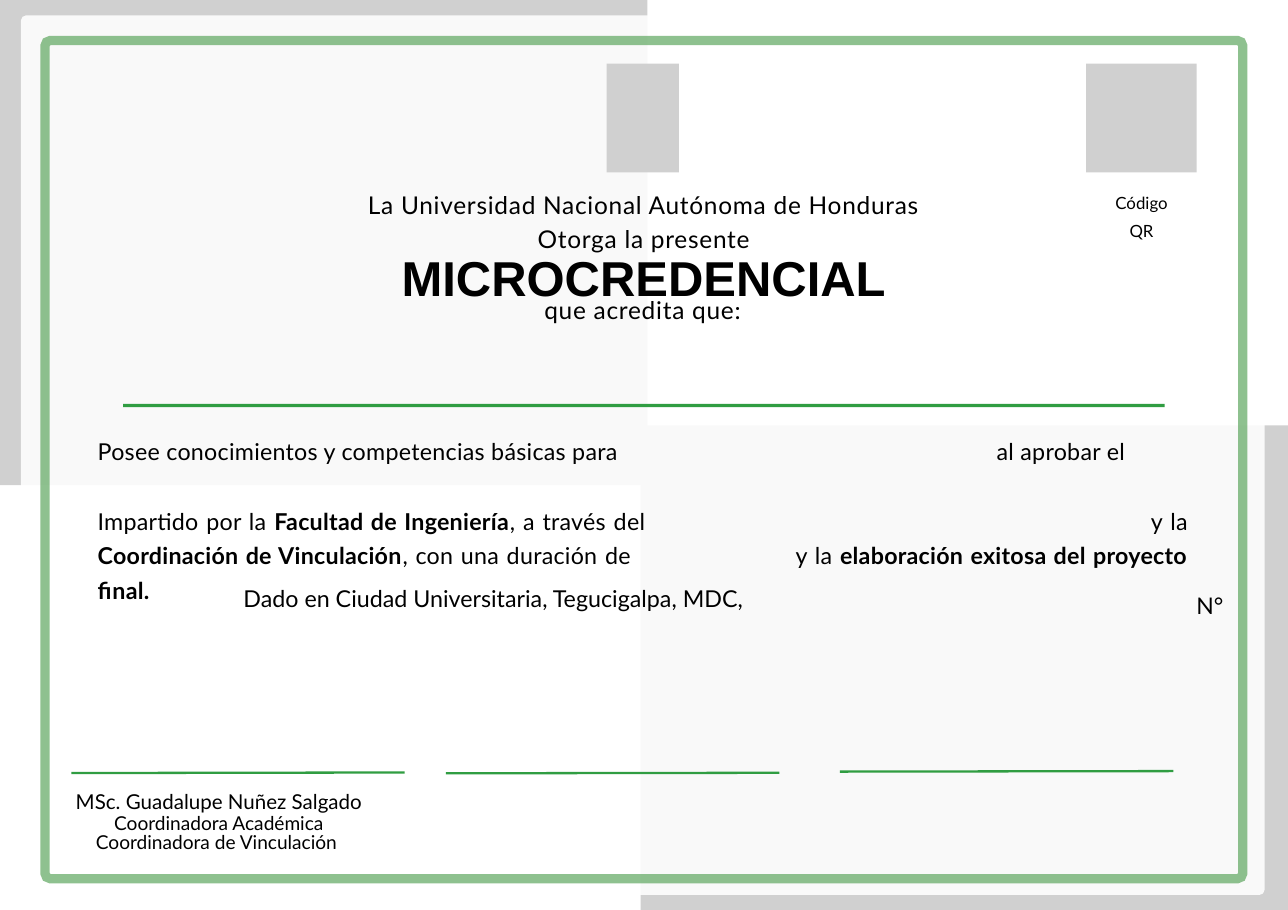
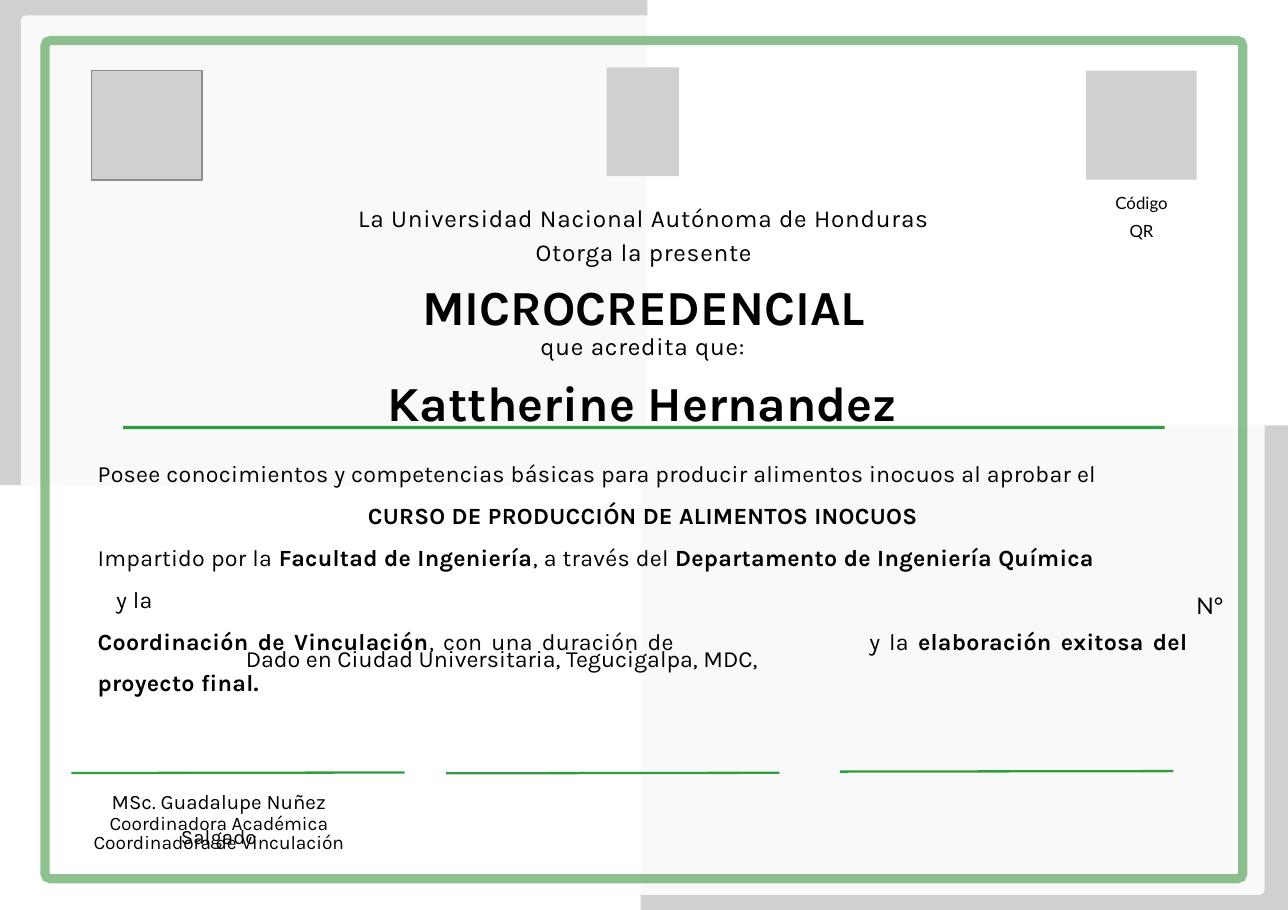
Before and after one commit to ProyecVin/CrediUNAH-bk, a slide deck: slide 1 of src/assets/generated/Microcredencial_Plantilla.pptx. Drawn at 1288x910 pixels with LibreOffice and Linux fonts; fonts in the diff are those of the drawing; grey boxes stand for pictures; background and template pictures are left out. Boxes give left, top, right and bottom in pixels: in the first picture for what was removed or moved away, otherwise in the second. Text is boxed around its words. In the diff, an @@ line names an element or a change of style, - is before the commit and + after.

```diff
--- a/src/assets/generated/Microcredencial_Plantilla.pptx
+++ b/src/assets/generated/Microcredencial_Plantilla.pptx
@@ picture added at (x1=91, y1=71, x2=203, y2=180) @@
@@ picture at (x1=607, y1=67, x2=680, y2=176): outline redrawn @@
@@ picture moved from (x1=1086, y1=64, x2=1197, y2=173) to (x1=1086, y1=71, x2=1197, y2=180) @@
@@ text "La Universidad Nacional Autónoma de ..." moved from (x1=368, y1=196, x2=919, y2=253) to (x1=358, y1=208, x2=928, y2=267) @@
@@ text "MICROCREDENCIAL" moved from (x1=402, y1=261, x2=886, y2=306) to (x1=422, y1=292, x2=865, y2=326) @@
@@ text "MICROCREDENCIAL" at (x1=422, y1=292, x2=865, y2=326): font Arial to Karla @@
@@ text "que acredita que:" moved from (x1=544, y1=301, x2=740, y2=324) to (x1=540, y1=338, x2=744, y2=361) @@
@@ text added at (x1=388, y1=386, x2=898, y2=429), 32 pt, text #000000, bold @@
+Kattherine Hernandez
@@ line moved from (123, 405) - (1166, 405) to (123, 427) - (1166, 427) @@
@@ text at (x1=98, y1=464, x2=1187, y2=655): text changed; font Lato to Karla; bold on @@
-Posee conocimientos y competencias básicas para al aprobar el
-Impartido por la Facultad de Ingeniería, a través del y la Coordinación de Vinculación, con una duración de y la elaboración exitosa del proyecto final.
+Posee conocimientos y competencias básicas para producir alimentos inocuos al aprobar el
+CURSO DE PRODUCCIÓN DE ALIMENTOS INOCUOS
+Impartido por la Facultad de Ingeniería, a través del Departamento de Ingeniería Química y la
+Coordinación de Vinculación, con una duración de y la elaboración exitosa del proyecto final.
@@ font Lato to Karla in 5 elements at (x1=112, y1=795, x2=326, y2=849), (x1=94, y1=813, x2=344, y2=850), (x1=358, y1=208, x2=928, y2=267), (x1=540, y1=338, x2=744, y2=361), (x1=246, y1=646, x2=757, y2=672) @@
@@ text "Dado en Ciudad Universitaria, Tegucigalpa, ..." moved from (x1=243, y1=590, x2=743, y2=612) to (x1=246, y1=646, x2=757, y2=672) @@
```
Also in this commit, not shown: 39 other files.
